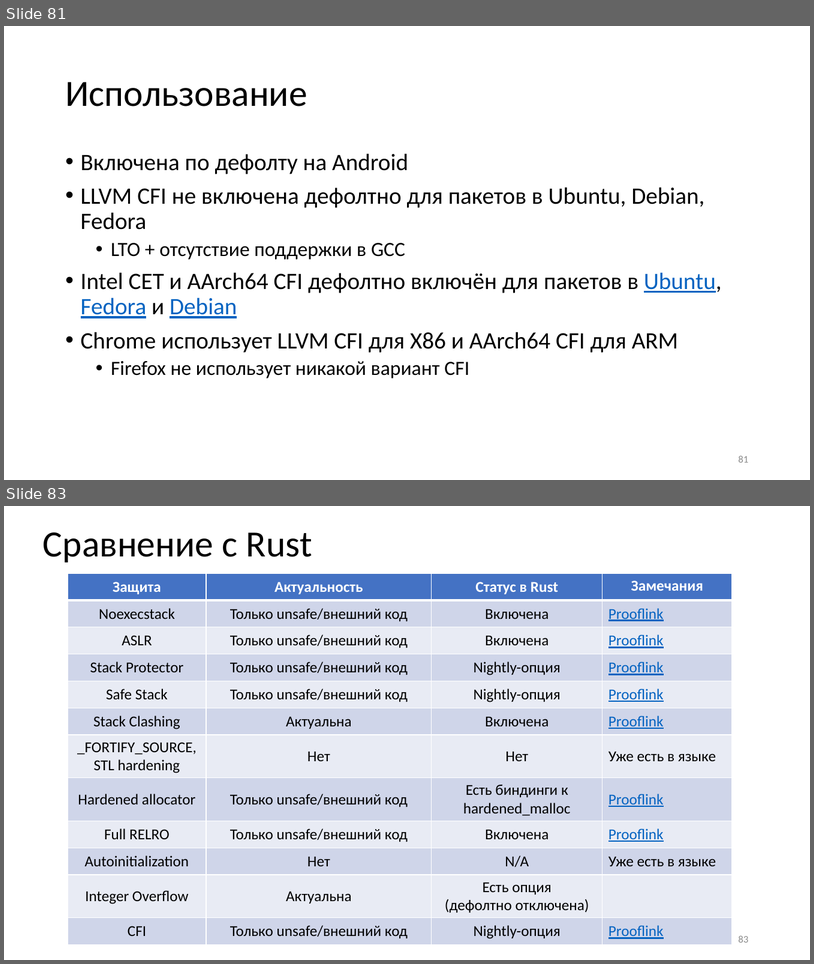
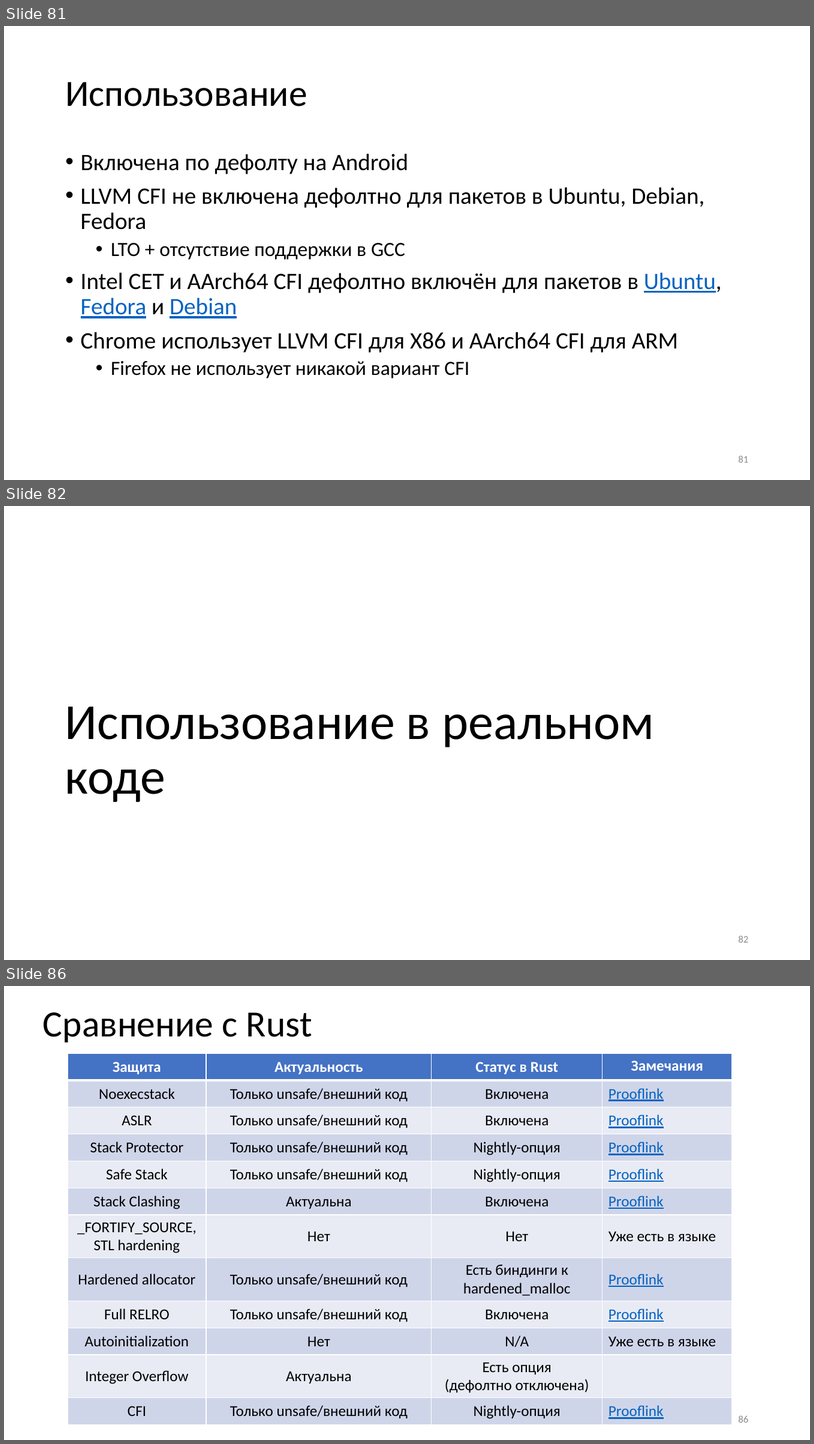
Before and after one commit to yugr/slides, a slide deck: CppZeroCost/2025/RU.pptx. Shown one above the other, each under a label of ours: slides 81 and 83 before the commit, slides 81, 82 and 86 after it; the slides between them are not shown. The pictures are 814x964 and 814x1444 pixels, drawn with LibreOffice and Linux fonts; fonts in the diff are those of the drawing. Boxes give left, top, right and bottom in pixels: in the first picture for what was removed or moved away, otherwise in the second. Text is boxed around its words. In the diff, an @@ line names an element or a change of style, - is before the commit and + after.

```diff
--- a/CppZeroCost/2025/RU.pptx
+++ b/CppZeroCost/2025/RU.pptx
@@ slide 82 added at (4,506,810,960), background #FFFFFF @@
@@ title added at (65,706,654,802), 60 pt, text #000000 @@
+Использование в реальном коде
@@ page number added at (738,935,749,942), 12 pt, text #8C8C8C @@
+82
@@ what was slide 83 is now slide 86 @@
@@ page number at (738,1415,749,1422): text changed @@
-83
+86
```
Also in this commit, not shown: 3 other slides added, 1 slide removed, 1 other file.
